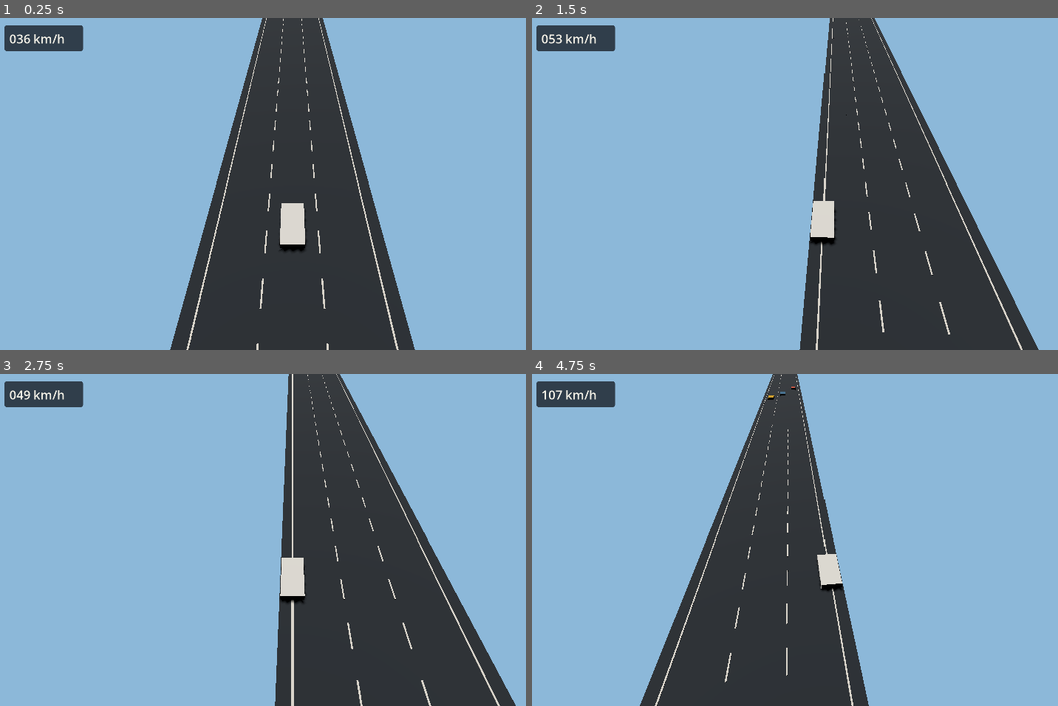
Above: before the commit, frames 1-4 (two rows, left to right).
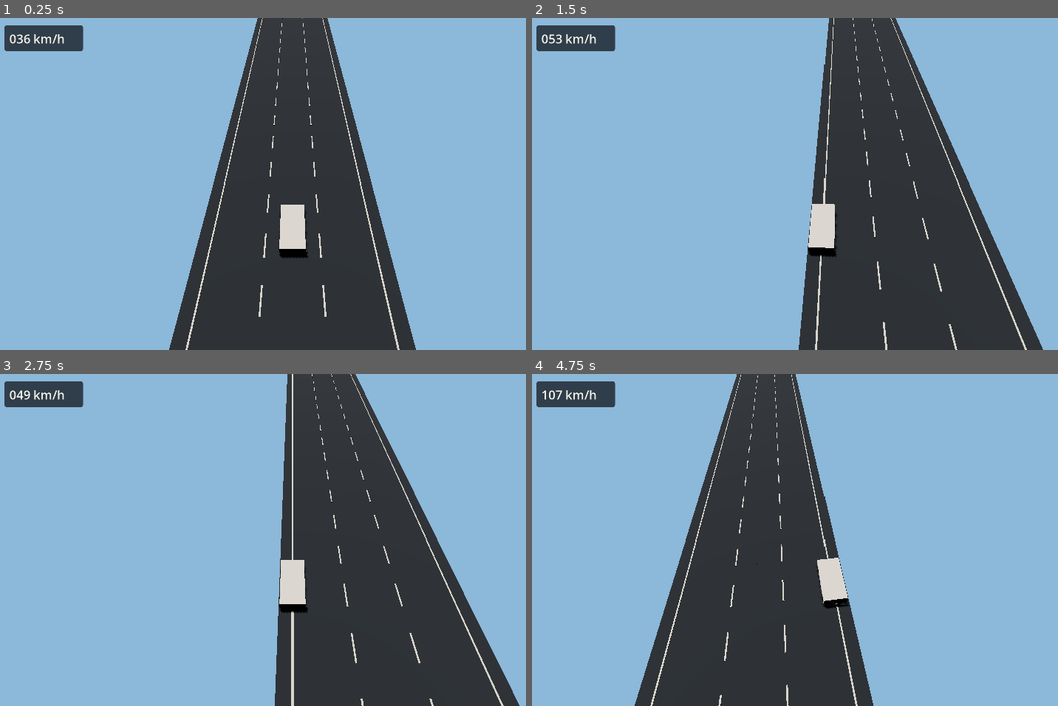
Above: after the commit, the same moments.

Repository: Stillset9/rushline
Game: Godot game, scene res://scenes/race/race.tscn
The game is run twice, just before and just after one commit, with the same random seed, the same clock (stepped at 60 frames per second) and the same inputs.
Inputs:
- Up to frame 1 (0.25 s): no input
- Up to frame 2 (1.5 s): hold D (steer_right) 0.53-1.28 s; hold S (brake) from 1.28 s (still down)
- Up to frame 3 (2.75 s): release S (brake) at 2.03 s; hold D (steer_right) from 2.03 s (still down)
- Up to frame 4 (4.75 s): release D (steer_right) at 3.53 s; hold A (steer_left) from 3.53 s (still down)

The runs differ from the first frame. In frame 1, 2.6% of the frame differs, in the area x 32-80%, y 0-100%; in frame 2, 4.0%; in frame 3, 3.2%; in frame 4, 5.8%, in the area x 19-65%, y 0-100%.

Commit message:
fix: keep the race camera from lagging behind the road
Co-authored-by: Cursor <cursoragent@cursor.com>

Diff:
--- a/project.godot
+++ b/project.godot
@@ -5,7 +5,7 @@
 
 config/name="Carrera Arcade"
 run/main_scene="res://scenes/race/race.tscn"
-config/features=PackedStringArray("4.3", "Forward Plus")
+config/features=PackedStringArray("4.5", "Forward Plus")
 
 [display]
 
--- a/scripts/camera/race_camera.gd
+++ b/scripts/camera/race_camera.gd
@@ -35,7 +35,9 @@
 
 
 func tick(delta: float, player_position: Vector3) -> void:
-	global_position = smooth_position(global_position, target_position(player_position), delta)
+	var target := target_position(player_position)
+	var smoothed := smooth_position(global_position, target, delta)
+	global_position = Vector3(smoothed.x, target.y, target.z)
 	look_at(look_target(player_position), Vector3.UP)
 
 
--- a/scripts/core/race_director.gd
+++ b/scripts/core/race_director.gd
@@ -21,8 +21,8 @@
 @onready var race_camera: RaceCamera = $RaceCamera
 @onready var hud: SpeedHud = $SpeedHud
 
-static func planned_max_speed(elapsed_s: float) -> float:
-	return minf(SPEED_CAP_MPS, INITIAL_MAX_SPEED_MPS + MAX_SPEED_RAMP * elapsed_s)
+static func planned_max_speed(time_s: float) -> float:
+	return minf(SPEED_CAP_MPS, INITIAL_MAX_SPEED_MPS + MAX_SPEED_RAMP * time_s)
 
 
 static func displayed_kmh(speed_mps: float) -> int:
@@ -34,6 +34,7 @@
 	max_speed_mps = planned_max_speed(elapsed_s)
 
 
+# Refleja la mitad de distancia de simulate.
 func advance_race(delta: float, speed_mps: float) -> void:
 	begin_frame(delta)
 	_commit_motion(speed_mps, delta)
--- a/scripts/traffic/traffic_manager.gd
+++ b/scripts/traffic/traffic_manager.gd
@@ -5,6 +5,7 @@
 const SPAWN_INTERVAL := 1.2
 const SPAWN_AHEAD := 90.0
 const DESPAWN_BEHIND := 30.0
+const DESPAWN_AHEAD := 300.0
 const MIN_GAP := 18.0
 const LANE_CENTERS: Array[float] = [-4.0, 0.0, 4.0]
 const COLORS: Array[Color] = [
@@ -77,10 +78,11 @@
 		if not vehicle.active:
 			continue
 		vehicle.tick(delta)
-		if vehicle.global_position.z < player_z - DESPAWN_BEHIND:
+		var ahead := vehicle.global_position.z - player_z
+		if ahead < -DESPAWN_BEHIND or ahead > DESPAWN_AHEAD:
 			vehicle.deactivate()
 	_spawn_timer += delta
-	while _spawn_timer >= SPAWN_INTERVAL:
+	if _spawn_timer >= SPAWN_INTERVAL:
 		_spawn_timer -= SPAWN_INTERVAL
 		_try_spawn(player_z)
 
--- a/scripts/world/road_streamer.gd
+++ b/scripts/world/road_streamer.gd
@@ -18,15 +18,15 @@
 
 
 static func initial_origins(player_z: float) -> Array[float]:
-	var origins: Array[float] = []
+	var chunk_origins: Array[float] = []
 	for i in CHUNK_COUNT:
-		origins.append(player_z - CHUNK_LENGTH + float(i) * CHUNK_LENGTH)
-	return origins
+		chunk_origins.append(player_z - CHUNK_LENGTH + float(i) * CHUNK_LENGTH)
+	return chunk_origins
 
 
-static func recycle_origins(origins: Array, player_z: float) -> Array[float]:
+static func recycle_origins(current_origins: Array, player_z: float) -> Array[float]:
 	var result: Array[float] = []
-	for origin in origins:
+	for origin in current_origins:
 		result.append(float(origin))
 	var guard := 0
 	while guard < 64:
@@ -61,6 +61,6 @@
 	return values
 
 
-func _apply(origins: Array) -> void:
+func _apply(chunk_origins: Array) -> void:
 	for i in _chunks.size():
-		_chunks[i].position = Vector3(0.0, 0.0, float(origins[i]))
+		_chunks[i].position = Vector3(0.0, 0.0, float(chunk_origins[i]))
--- a/tests/test_camera_hud.gd
+++ b/tests/test_camera_hud.gd
@@ -23,6 +23,20 @@
 	var expected_x := 10.0 * (1.0 - exp(-1.0))
 	if not is_equal_approx(moved.x, expected_x):
 		failed.append("smooth step %s" % moved.x)
+	var camera: Camera3D = camera_script.new()
+	tree.root.add_child(camera)
+	camera.snap_to(Vector3(0.0, 0.0, 0.0))
+	var speed := 70.0
+	var delta := 1.0 / 60.0
+	var t := 0.0
+	for _frame in 120:
+		t += delta
+		camera.tick(delta, Vector3(4.0, 0.0, speed * t))
+	if absf(camera.global_position.z - (speed * t - 12.0)) >= 1.0:
+		failed.append("forward lag %s" % camera.global_position.z)
+	if camera.global_position.x <= 0.0:
+		failed.append("lateral %s" % camera.global_position.x)
+	camera.queue_free()
 	if hud_script.format_speed(8.0) != "029 km/h":
 		failed.append("format 8")
 	if hud_script.format_speed(30.0) != "108 km/h":
Not shown, changed: docs/superpowers/plans/2026-10-08-arcade-racer-phase-1.md
Not shown, changed: docs/superpowers/specs/2026-10-08-arcade-racer-design.md
